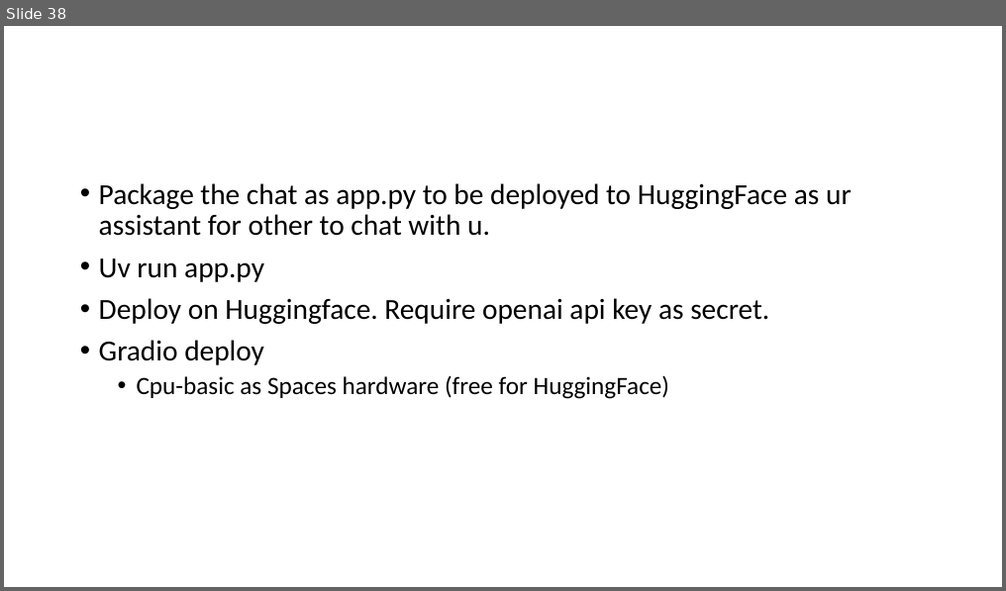
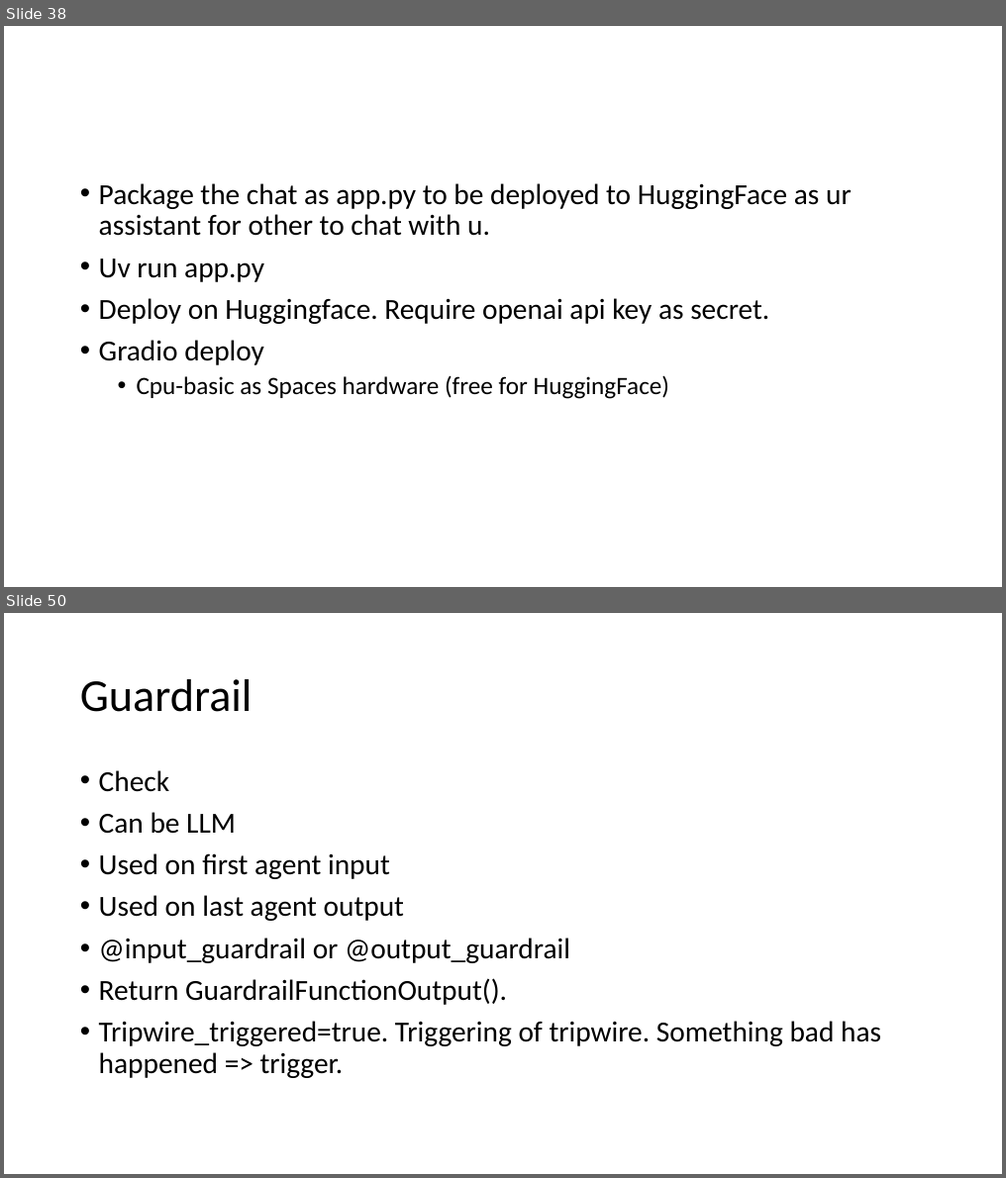
Before and after one commit to kindaichinisan/agents, a slide deck: wj_folder/AI Engineer Agentic Track.pptx. Shown one above the other, each under a label of ours: slide 38 before the commit, slides 38 and 50 after it; the slides between them are not shown. The pictures are 1006x591 and 1006x1178 pixels, drawn with LibreOffice and Linux fonts; fonts in the diff are those of the drawing. Boxes give left, top, right and bottom in pixels: in the first picture for what was removed or moved away, otherwise in the second. Text is boxed around its words. In the diff, an @@ line names an element or a change of style, - is before the commit and + after.

```diff
--- a/wj_folder/AI Engineer Agentic Track.pptx
+++ b/wj_folder/AI Engineer Agentic Track.pptx
@@ slide 50 added at bbox=[4, 613, 1002, 1174], background #FFFFFF @@
@@ title added at bbox=[80, 679, 252, 712], 44 pt, text #000000 @@
+Guardrail
@@ text added at bbox=[99, 770, 881, 1078], 28 pt, text #000000 @@
+• Check
+• Can be LLM
+• Used on first agent input
+• Used on last agent output
+• @input_guardrail or @output_guardrail
+• Return GuardrailFunctionOutput().
+• Tripwire_triggered=true. Triggering of tripwire. Something bad has happened => trigger.
```
Also in this commit, not shown: 2 slides changed, 14 other slides added, 3 other files.
